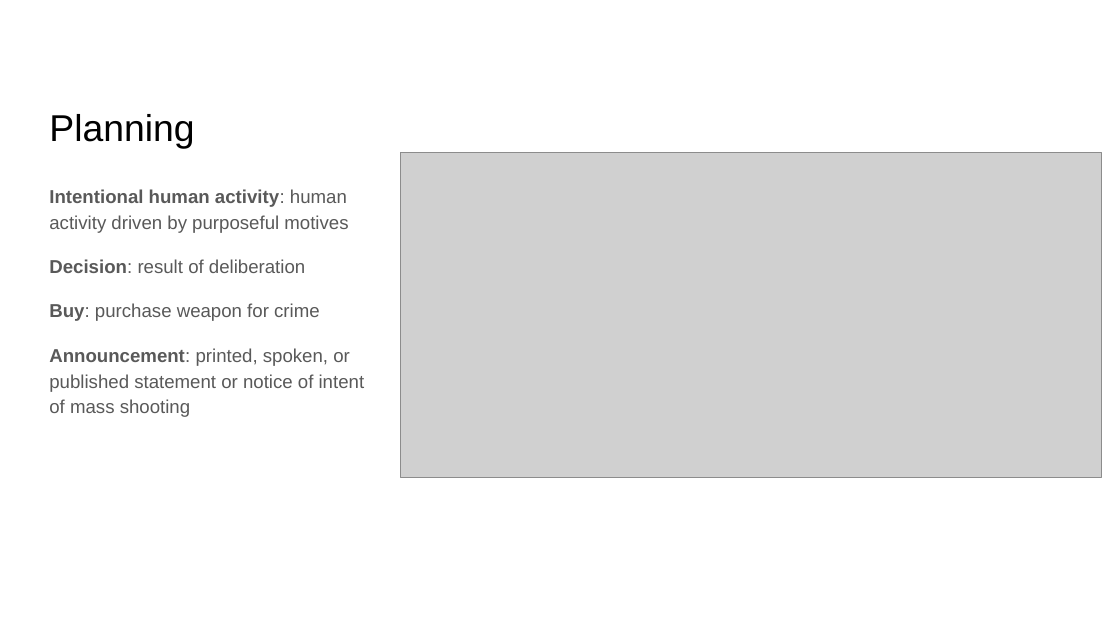
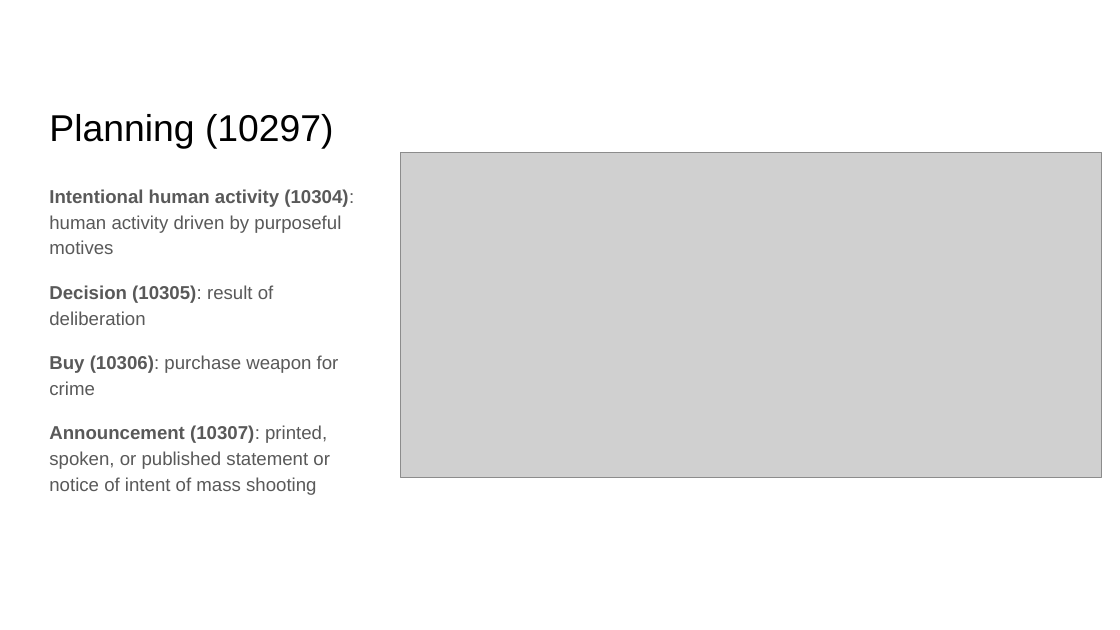
Before and after one commit to RESIN-KAIROS/schemalib, a slide deck: slide 4 of hrf/mass_shooting.pptx. Drawn at 1120x630 pixels with LibreOffice and Linux fonts; fonts in the diff are those of the drawing; grey boxes stand for pictures. Boxes give left, top, right and bottom in pixels: in the first picture for what was removed or moved away, otherwise in the second. Text is boxed around its words. In the diff, an @@ line names an element or a change of style, - is before the commit and + after.

Commit message:
HRF mass shooting, terrorist attack

```diff
--- a/hrf/mass_shooting.pptx
+++ b/hrf/mass_shooting.pptx
@@ title at [49,114,334,149]: text changed @@
-Planning
+Planning (10297)
@@ text at [49,189,354,495]: text changed @@
-Intentional human activity: human activity driven by purposeful motives
-Decision: result of deliberation
-Buy: purchase weapon for crime
-Announcement: printed, spoken, or published statement or notice of intent of mass shooting
+Intentional human activity (10304): human activity driven by purposeful motives
+Decision (10305): result of deliberation
+Buy (10306): purchase weapon for crime
+Announcement (10307): printed, spoken, or published statement or notice of intent of mass shooting
```
Also in this commit, not shown: 4 other slides changed, 1 other file.
